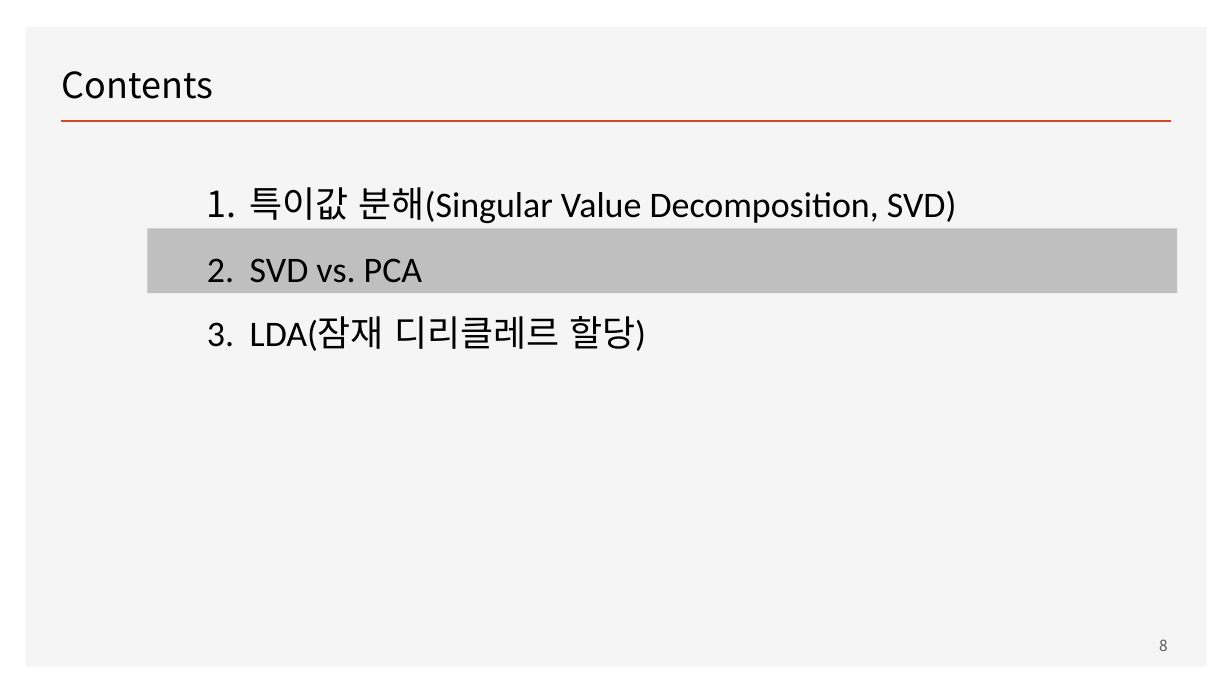
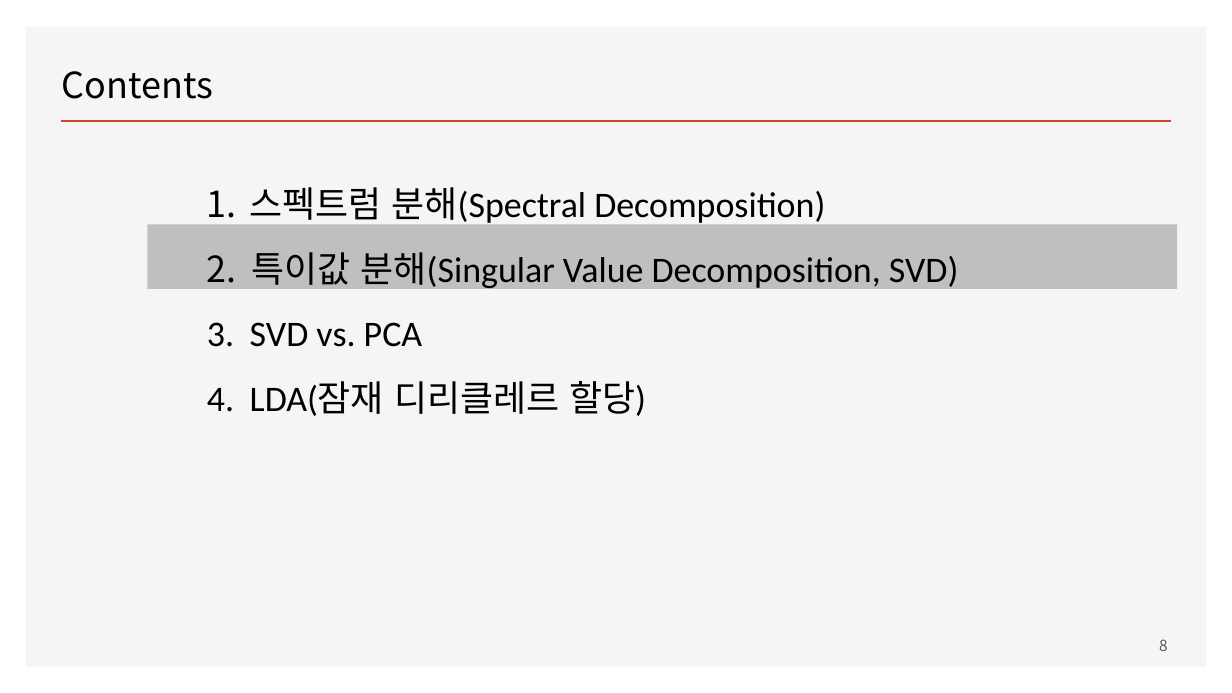
Before and after one commit to ancestor9/mathematics-for-machine-learning, a slide deck: slide 8 of Linear_Algebra/w9_Topic Modeling.pptx. Drawn at 1232x693 pixels with LibreOffice and Linux fonts; fonts in the diff are those of the drawing. Boxes give left, top, right and bottom in pixels: in the first picture for what was removed or moved away, otherwise in the second. Text is boxed around its words. In the diff, an @@ line names an element or a change of style, - is before the commit and + after.

```diff
--- a/Linear_Algebra/w9_Topic Modeling.pptx
+++ b/Linear_Algebra/w9_Topic Modeling.pptx
@@ text at (x1=250, y1=187, x2=825, y2=227): paragraph added @@
+1. 스펙트럼 분해(Spectral Decomposition)
@@ rectangle moved from (x1=147, y1=228, x2=1177, y2=293) to (x1=147, y1=225, x2=1177, y2=289) @@
```
Also in this commit, not shown: 6 other slides changed, 6 slides added.
